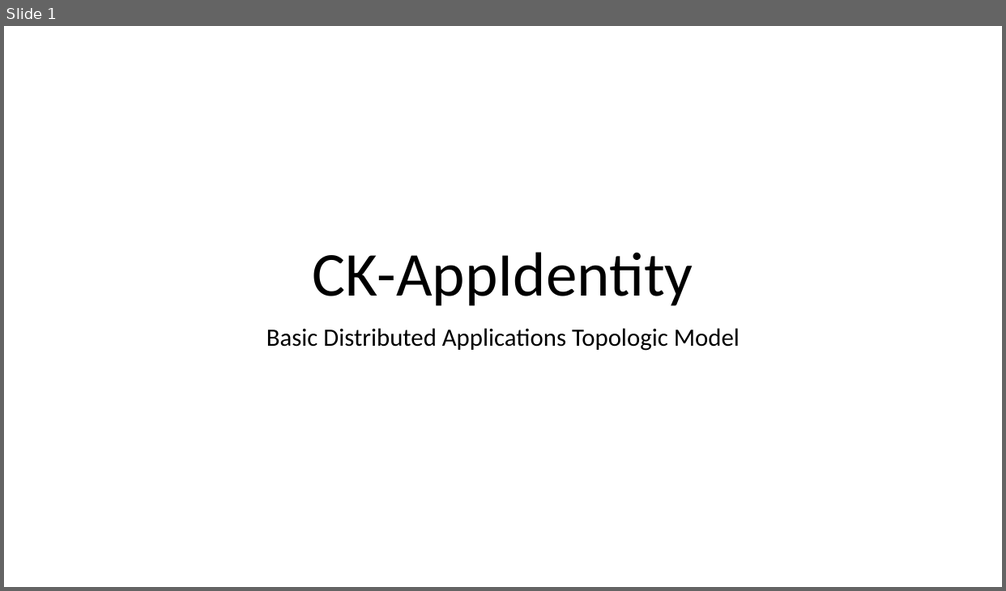
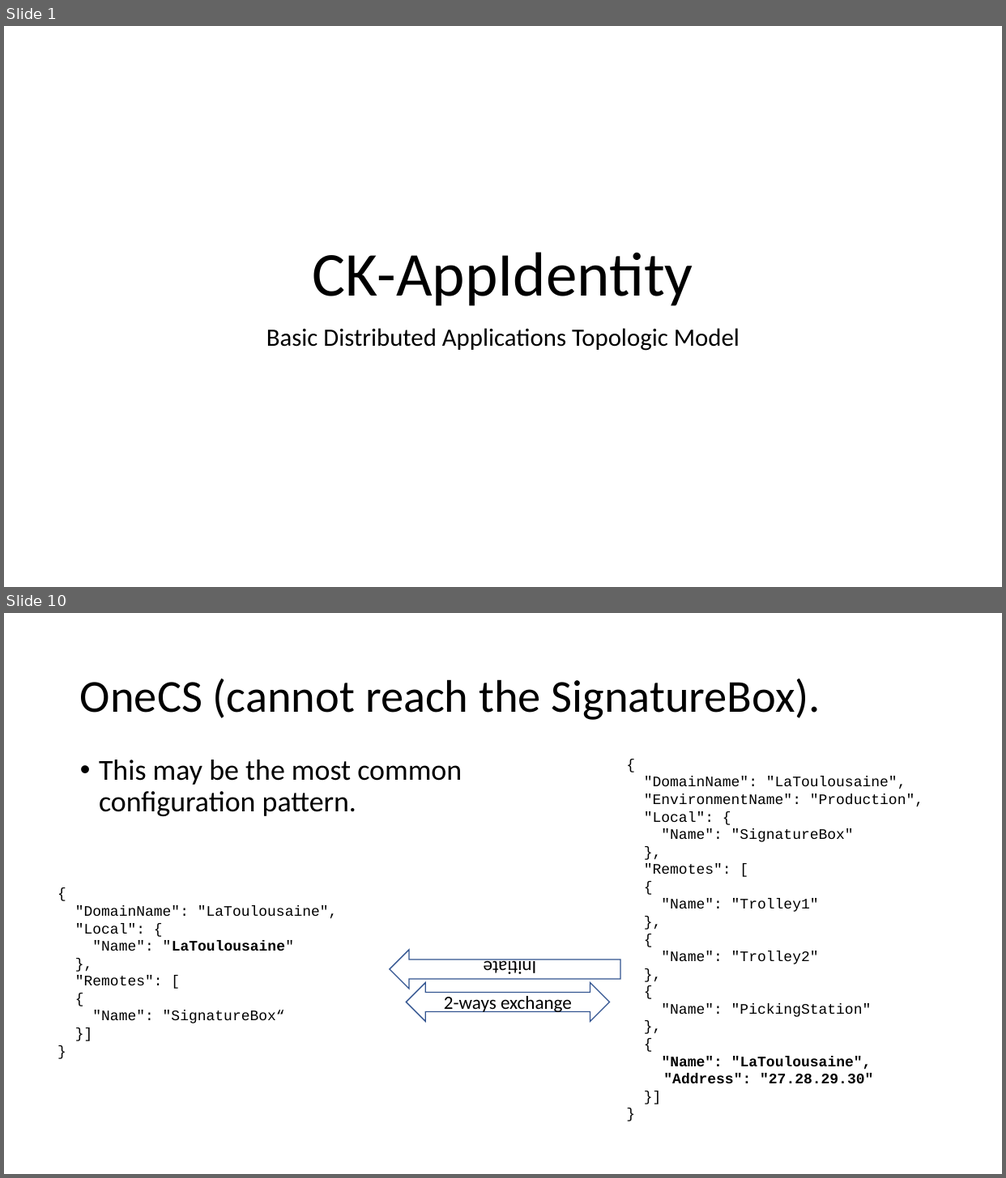
Before and after one commit to signature-opensource/CK-AppIdentity-Transport, a slide deck: Doc/CK-AppIdentity.pptx. Shown one above the other, each under a label of ours: slide 1 before the commit, slides 1 and 10 after it; the slides between them are not shown. The pictures are 1006x591 and 1006x1178 pixels, drawn with LibreOffice and Linux fonts; fonts in the diff are those of the drawing. Boxes give left, top, right and bottom in pixels: in the first picture for what was removed or moved away, otherwise in the second. Text is boxed around its words. In the diff, an @@ line names an element or a change of style, - is before the commit and + after.

```diff
--- a/Doc/CK-AppIdentity.pptx
+++ b/Doc/CK-AppIdentity.pptx
@@ slide 10 added at (4, 613, 1002, 1174), background #FFFFFF @@
@@ title added at (80, 679, 820, 720), 44 pt, text #000000 @@
+OneCS (cannot reach the SignatureBox).
@@ text added at (99, 760, 462, 816), 28 pt, text #000000 @@
+• This may be the most common configuration pattern.
@@ text added at (644, 777, 923, 1084), 14 pt, text #000000 @@
+{
+"DomainName": "LaToulousaine",
+"EnvironmentName": "Production",
+"Local": {
+"Name": "SignatureBox"
+},
+"Remotes": [
+{
+"Name": "Trolley1"
+},
+{
+"Name": "Trolley2"
+},
+{
+"Name": "PickingStation"
+},
+{
+"Name": "LaToulousaine",
+  "Address": "27.28.29.30"
+}]
+}
@@ text added at (75, 906, 338, 1024), 14 pt, text #000000 @@
+{
+"DomainName": "LaToulousaine",
+"Local": {
+"Name": "LaToulousaine"
+},
+"Remotes": [
+{
+"Name": "SignatureBox“
+}]
+}
@@ right arrow added at (390, 950, 621, 989), fill #FFFFFF, outline #325491 1 pt, 18 pt, text #000000 @@
+Initiate
@@ left right arrow added at (406, 983, 610, 1022), fill #FFFFFF, outline #325491 1 pt, 18 pt, text #000000 @@
+2-ways exchange
```
Also in this commit, not shown: 3 slides changed, 13 other slides added, 1 slide removed, 22 other files.
